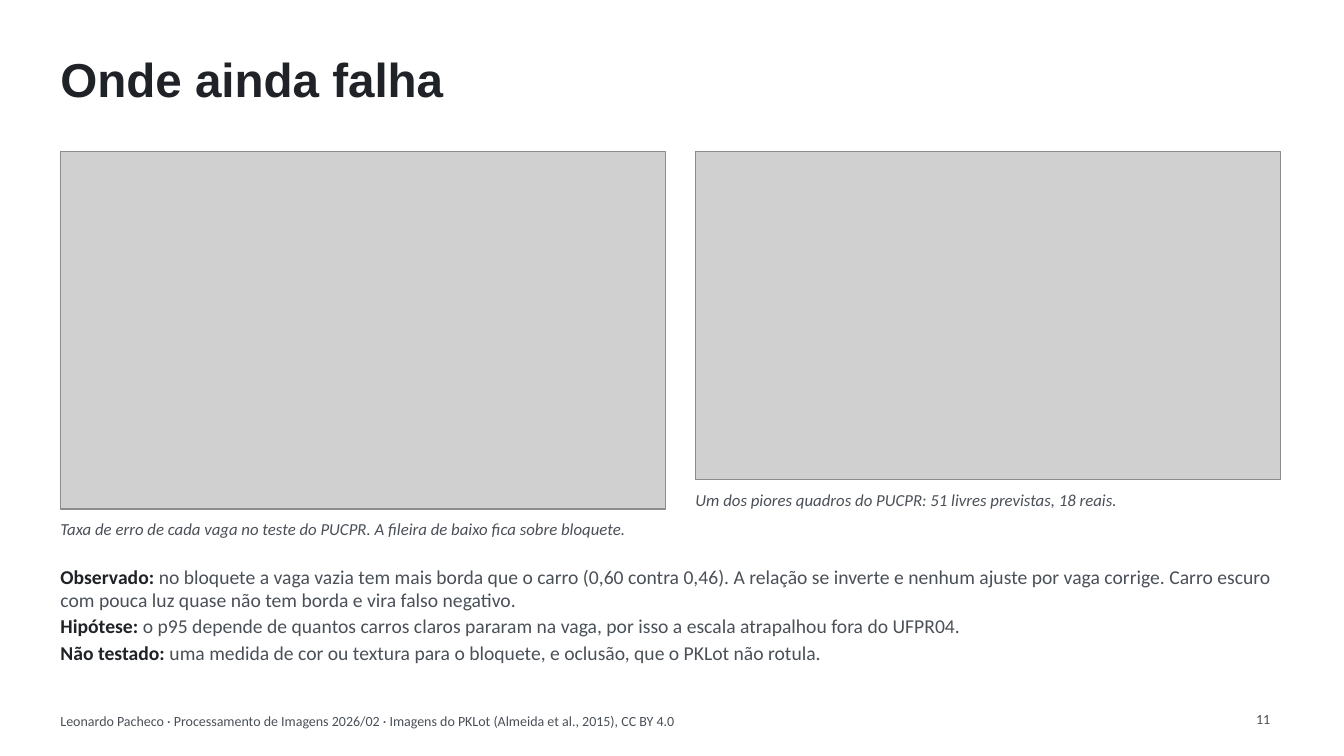
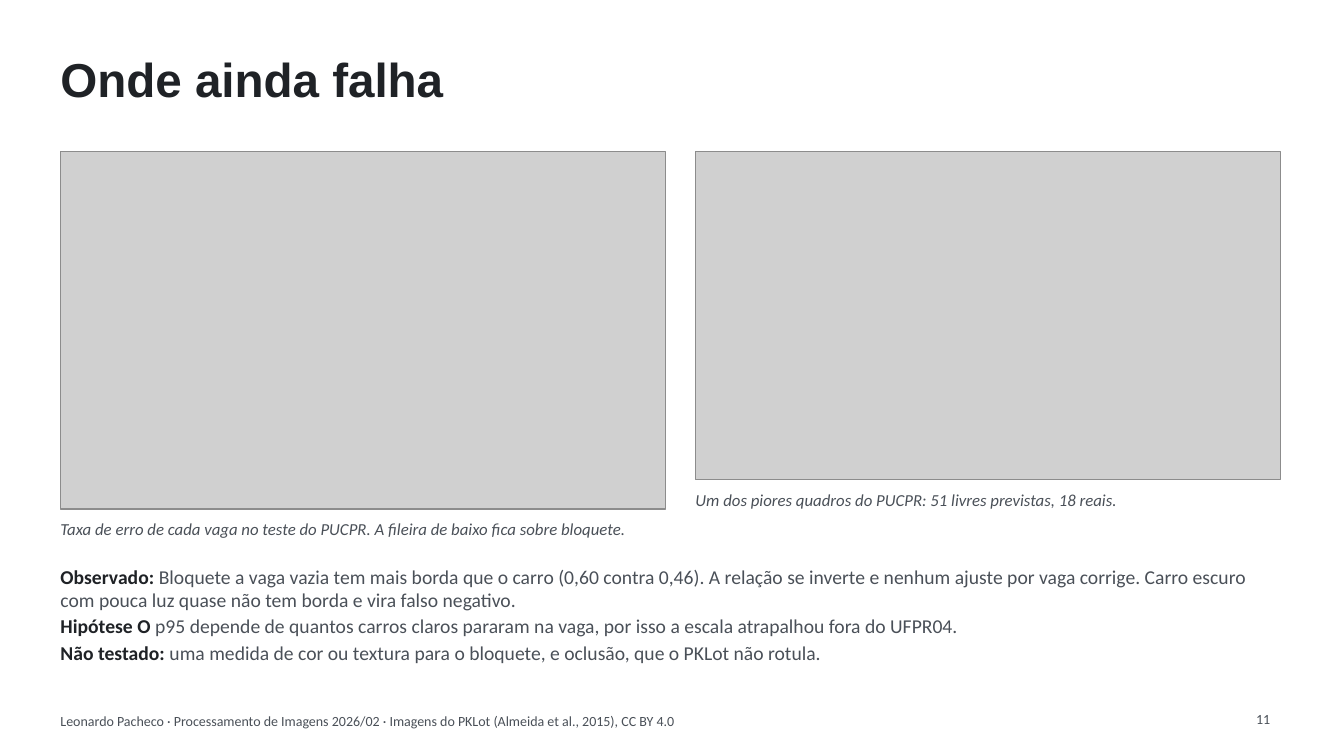
Before and after one commit to ThreeOneOneZero/pdi_parking_lot, a slide deck: slide 11 of slides/apresentacao_m3.pptx. Drawn at 1344x756 pixels with LibreOffice and Linux fonts; fonts in the diff are those of the drawing; grey boxes stand for pictures. Boxes give left, top, right and bottom in pixels: in the first picture for what was removed or moved away, otherwise in the second. Text is boxed around its words. In the diff, an @@ line names an element or a change of style, - is before the commit and + after.

```diff
--- a/slides/apresentacao_m3.pptx
+++ b/slides/apresentacao_m3.pptx
@@ text at (60, 570, 1246, 637): text changed @@
-Observado: no bloquete a vaga vazia tem mais borda que o carro (0,60 contra 0,46). A relação se inverte e nenhum ajuste por vaga corrige. Carro escuro com pouca luz quase não tem borda e vira falso negativo.
-Hipótese: o p95 depende de quantos carros claros pararam na vaga, por isso a escala atrapalhou fora do UFPR04.
+Observado: Bloquete a vaga vazia tem mais borda que o carro (0,60 contra 0,46). A relação se inverte e nenhum ajuste por vaga corrige. Carro escuro com pouca luz quase não tem borda e vira falso negativo.
+Hipótese O p95 depende de quantos carros claros pararam na vaga, por isso a escala atrapalhou fora do UFPR04.
```
Also in this commit, not shown: 6 other slides changed.
